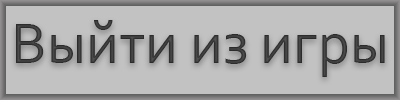
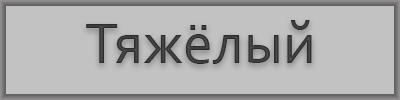
The second w=400, h=100 image is a revision of the first. Changes to its layers:
renamed "Выйти из игры" to "Тяжёлый", painted on it over (16, 20, 385, 77)
